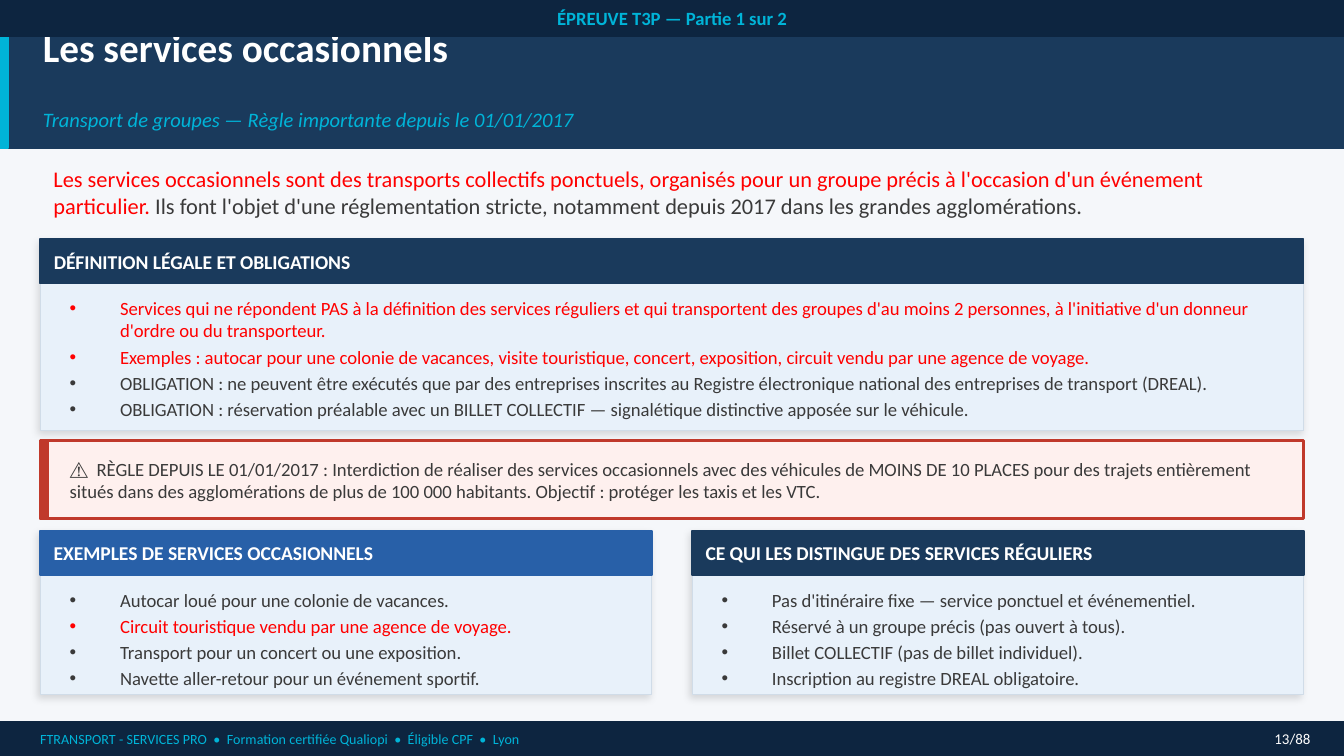
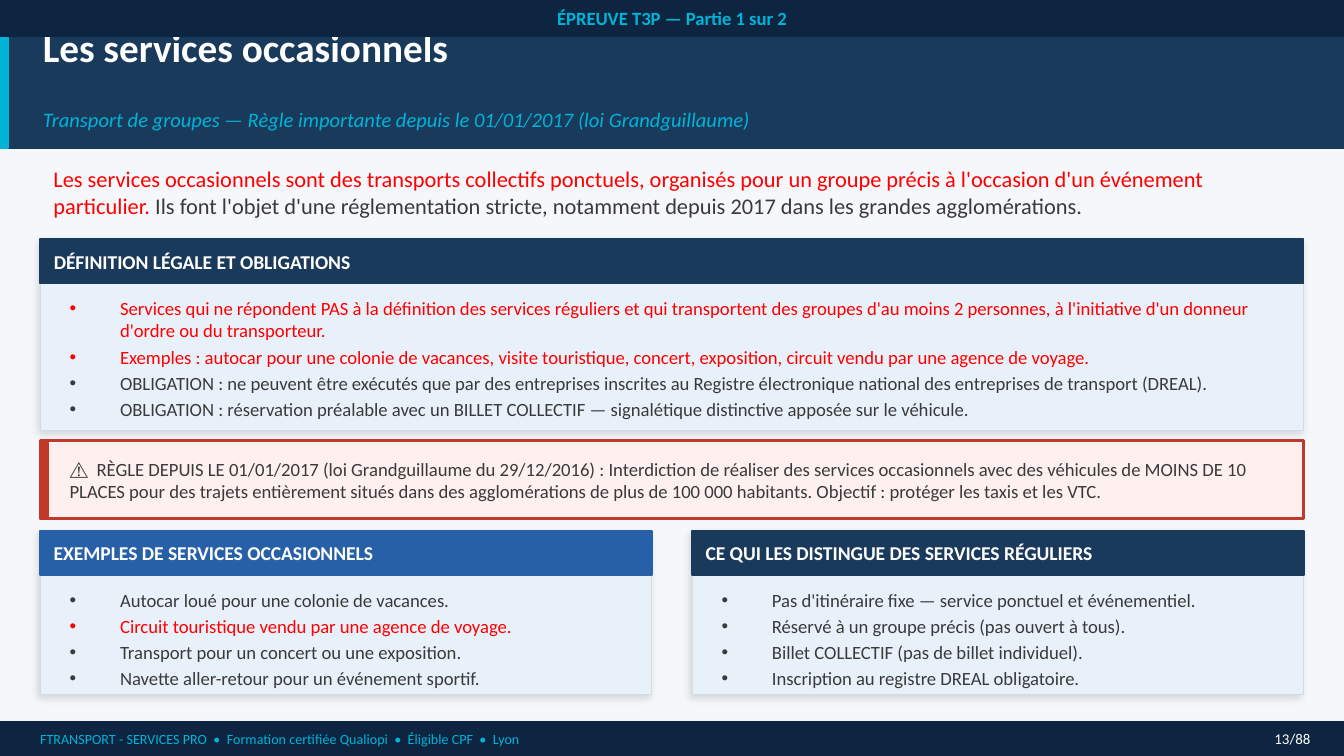
Before and after one commit to nanouf69/insight-learn-manage, a slide deck: slide 12 of public/cours/vtc/A_T3P_partie_1.pptx (slide 11 before the commit). Drawn at 1344x756 pixels with LibreOffice and Linux fonts; fonts in the diff are those of the drawing. Boxes give left, top, right and bottom in pixels: in the first picture for what was removed or moved away, otherwise in the second. Text is boxed around its words. In the diff, an @@ line names an element or a change of style, - is before the commit and + after.

```diff
--- a/public/cours/vtc/A_T3P_partie_1.pptx
+++ b/public/cours/vtc/A_T3P_partie_1.pptx
@@ text at [43, 112, 749, 131]: text changed @@
-Transport de groupes — Règle importante depuis le 01/01/2017
+Transport de groupes — Règle importante depuis le 01/01/2017 (loi Grandguillaume)
@@ text at [70, 460, 1246, 501]: text changed @@
-⚠ RÈGLE DEPUIS LE 01/01/2017 : Interdiction de réaliser des services occasionnels avec des véhicules de MOINS DE 10 PLACES pour des trajets entièrement situés dans des agglomérations de plus de 100 000 habitants. Objectif : protéger les taxis et les VTC.
+⚠ RÈGLE DEPUIS LE 01/01/2017 (loi Grandguillaume du 29/12/2016) : Interdiction de réaliser des services occasionnels avec des véhicules de MOINS DE 10 PLACES pour des trajets entièrement situés dans des agglomérations de plus de 100 000 habitants. Objectif : protéger les taxis et les VTC.
```
Also in this commit, not shown: 4 other slides changed, 3 slides added.
